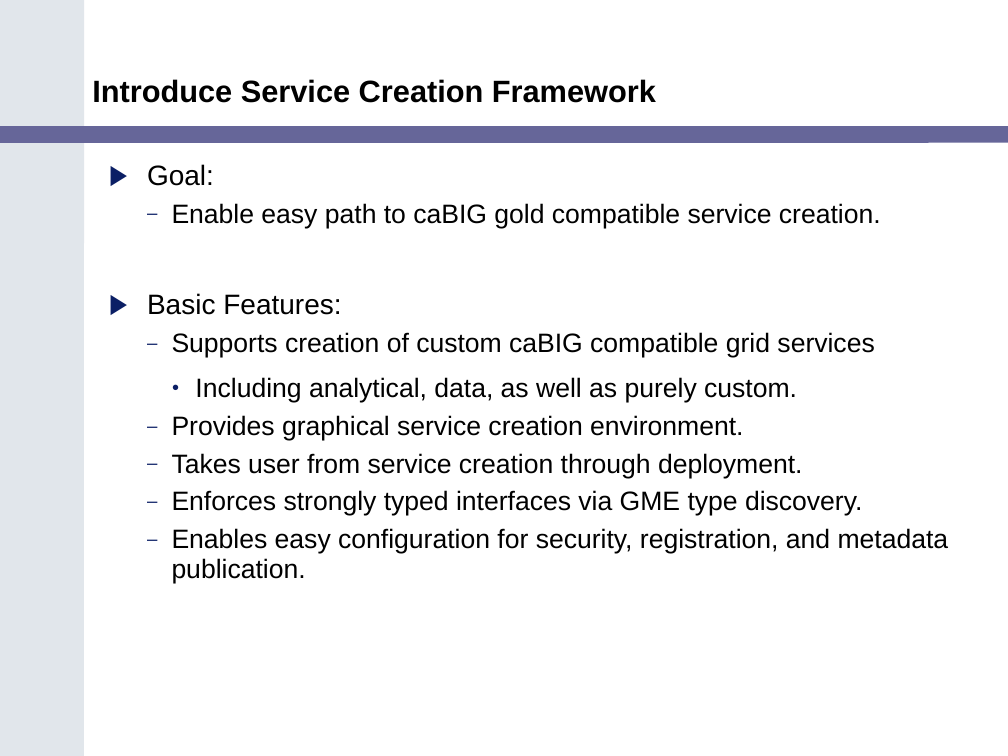
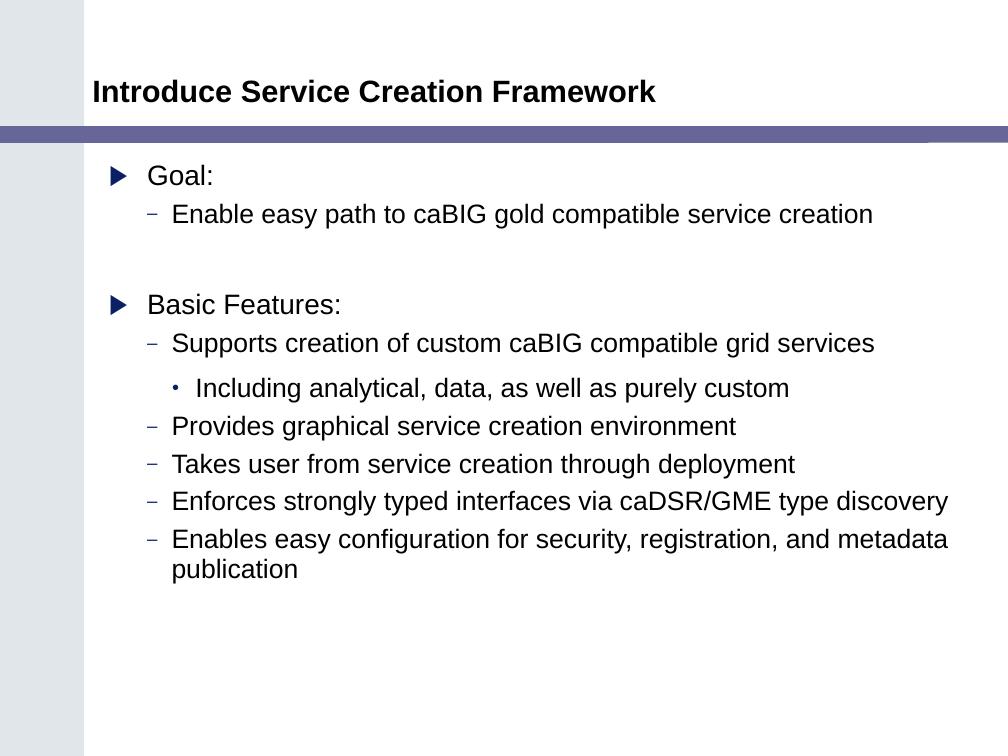
Before and after one commit to NCIP/cagrid-docs, a slide deck: slide 8 of presentations/200602_VCDE_ARCH/caGrid_Update_Arch_VCDE_Feb1.ppt. Drawn at 1008x756 pixels with LibreOffice and Linux fonts; fonts in the diff are those of the drawing; background and template pictures are left out. Boxes give left, top, right and bottom in pixels: in the first picture for what was removed or moved away, otherwise in the second. Text is boxed around its words. In the diff, an @@ line names an element or a change of style, - is before the commit and + after.

```diff
--- a/presentations/200602_VCDE_ARCH/caGrid_Update_Arch_VCDE_Feb1.ppt
+++ b/presentations/200602_VCDE_ARCH/caGrid_Update_Arch_VCDE_Feb1.ppt
@@ text at [172, 203, 873, 228]: text changed @@
-  – Enable easy path to caBIG gold compatible service creation.
+  – Enable easy path to caBIG gold compatible service creation
@@ text at [172, 377, 949, 584]: text changed @@
-    • Including analytical, data, as well as purely custom.
-  – Provides graphical service creation environment.
-  – Takes user from service creation through deployment.
-  – Enforces strongly typed interfaces via GME type discovery.
-  – Enables easy configuration for security, registration, and metadata publication.
+    • Including analytical, data, as well as purely custom
+  – Provides graphical service creation environment
+  – Takes user from service creation through deployment
+  – Enforces strongly typed interfaces via caDSR/GME type discovery
+  – Enables easy configuration for security, registration, and metadata publication
```
Also in this commit, not shown: 5 other slides changed.
